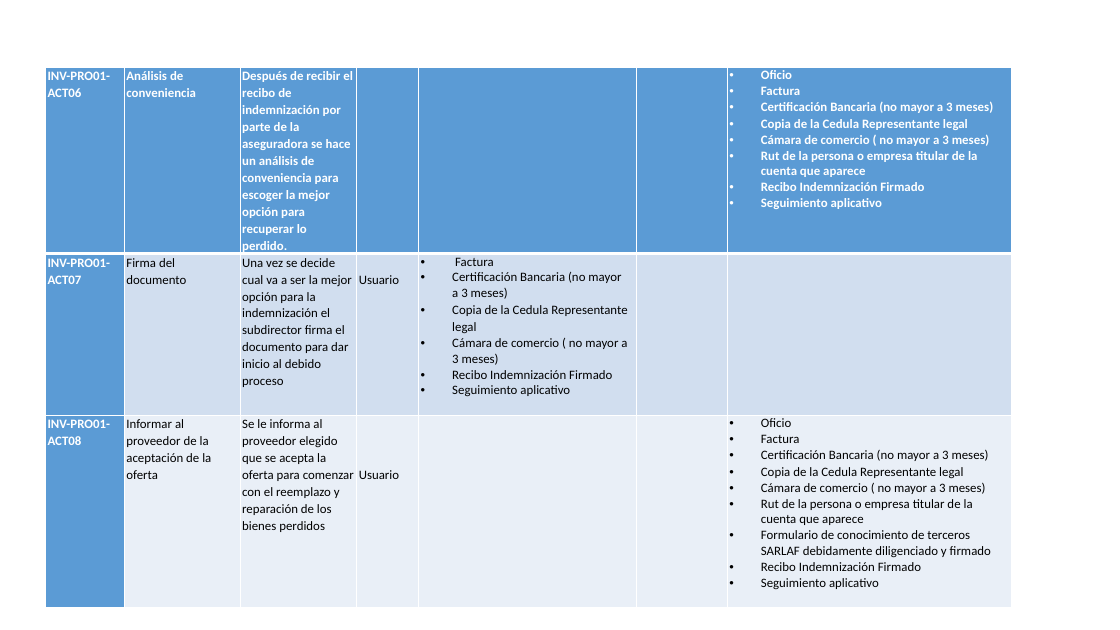
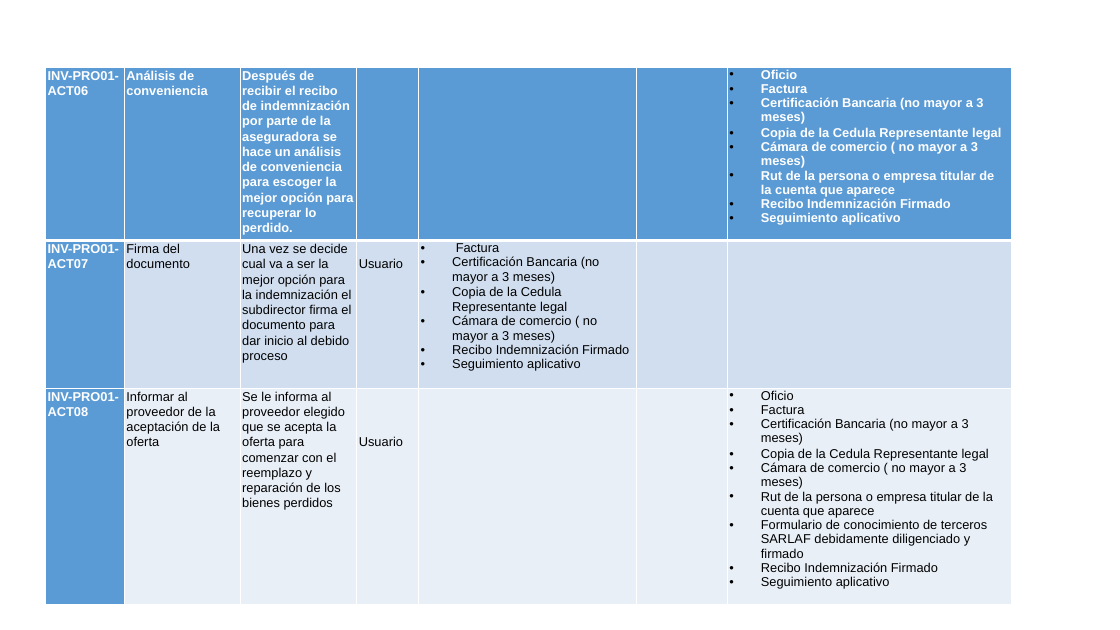
Before and after one commit to AndresFelipeGualdron/AUPN, a slide deck: slide 12 of AUPN.pptx (slide 11 before the commit). Drawn at 1120x630 pixels with LibreOffice and Linux fonts; fonts in the diff are those of the drawing; background and template pictures are left out. Boxes give left, top, right and bottom in pixels: in the first picture for what was removed or moved away, otherwise in the second. Text is boxed around its words. In the diff, an @@ line names an element or a change of style, - is before the commit and + after.

```diff
--- a/AUPN.pptx
+++ b/AUPN.pptx
@@ table at (45, 67, 1012, 593) @@
@@ fill #D2DEEF to #D0DEEF in 6 cells @@
@@ fill #EAEFF7 to #E9EFF7 in 6 cells @@
@@ font Calibri to Arial @@
```
Also in this commit, not shown: 8 other slides changed, 1 slide added.
